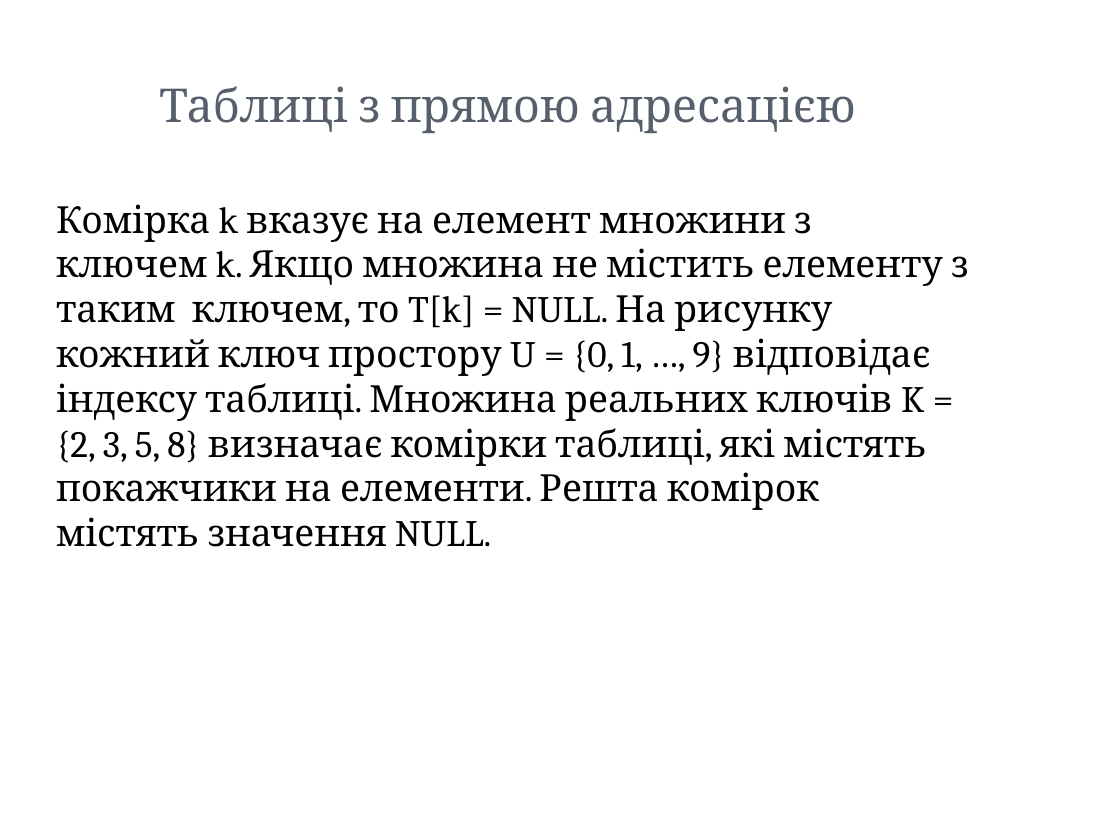
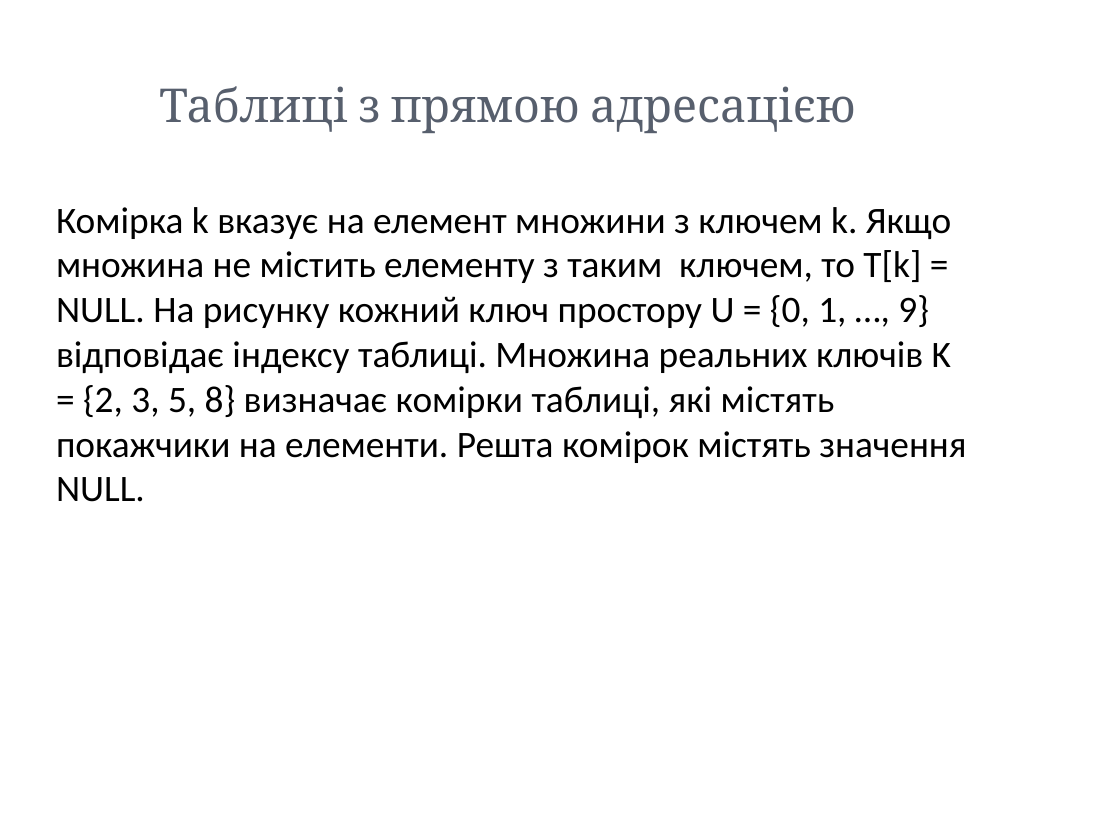
Before and after one commit to a-vodka/oop_qt, a slide deck: slide 5 of lecture-04.pptx. Drawn at 1120x840 pixels with LibreOffice and Linux fonts; fonts in the diff are those of the drawing; background and template pictures are left out. Boxes give left, top, right and bottom in pixels: in the first picture for what was removed or moved away, otherwise in the second. Text is boxed around its words. In the diff, an @@ line names an element or a change of style, - is before the commit and + after.

```diff
--- a/lecture-04.pptx
+++ b/lecture-04.pptx
@@ text "Комірка k вказує на елемент ..." at box(56, 207, 966, 502): font Cambria to Calibri @@
```
Also in this commit, not shown: 4 other slides changed, 2 other files.
